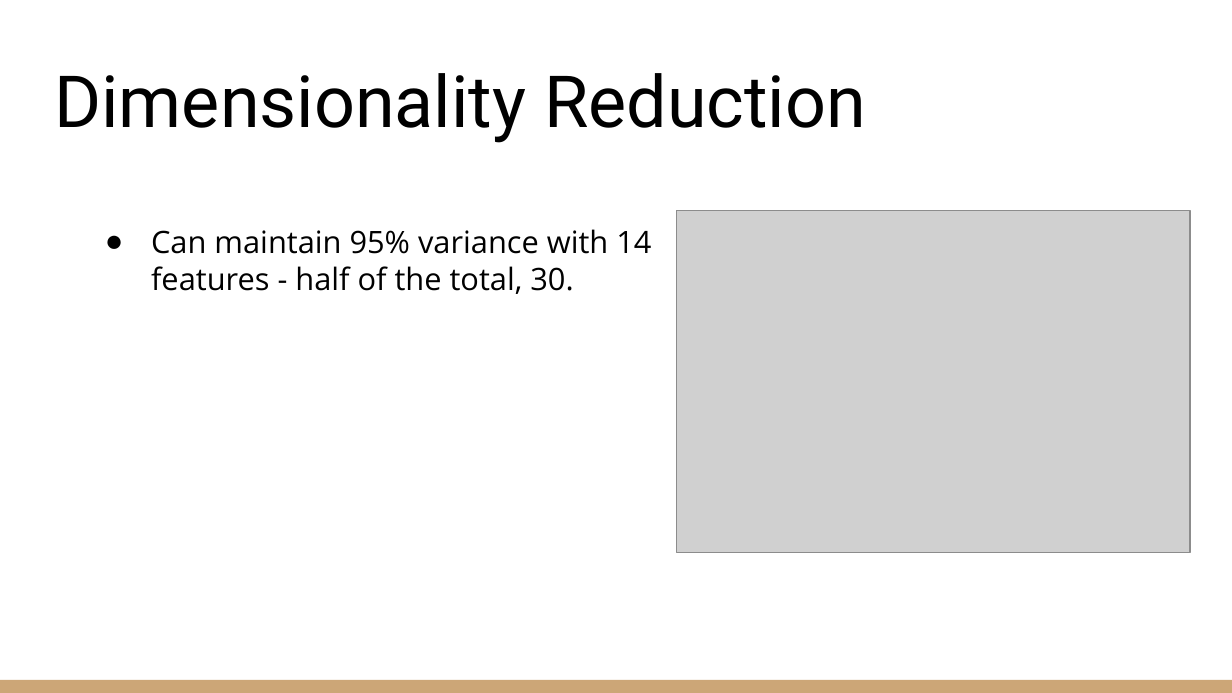
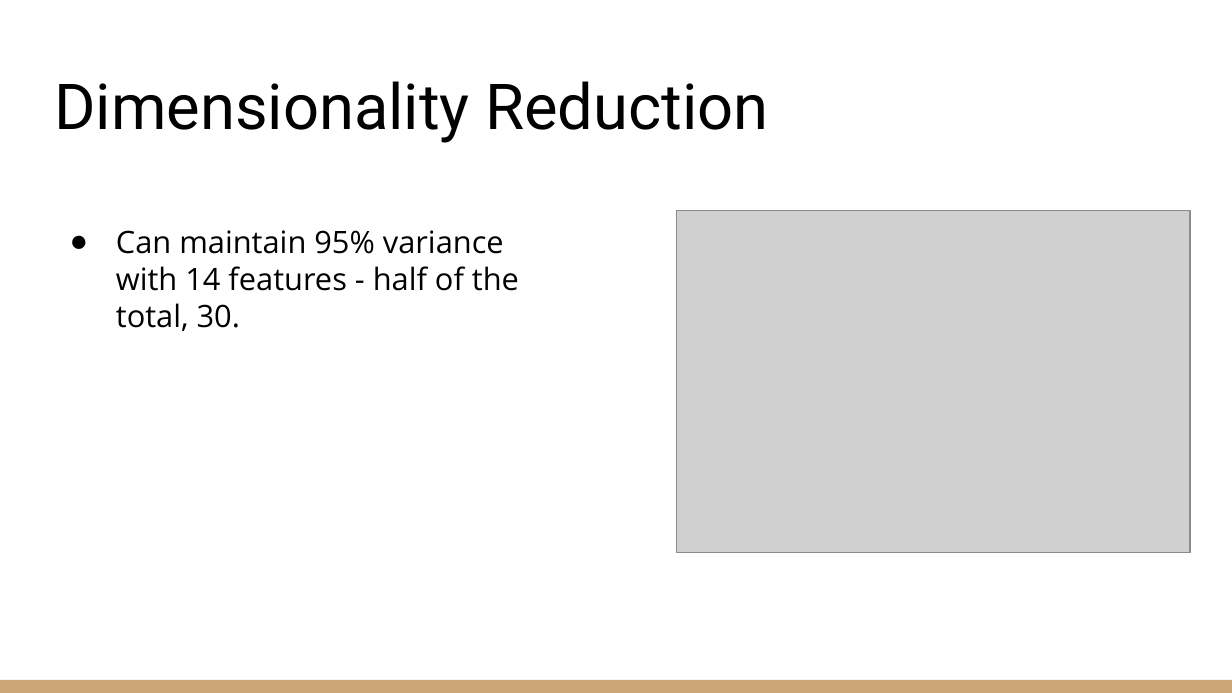
Before and after one commit to zachcarlson/HeartAttackPredictor, a slide deck: slide 20 of documents/DSCI 631 Final Project Presentation.pptx. Drawn at 1232x693 pixels with LibreOffice and Linux fonts; fonts in the diff are those of the drawing; grey boxes stand for pictures. Boxes give left, top, right and bottom in pixels: in the first picture for what was removed or moved away, otherwise in the second. Text is boxed around its words. In the diff, an @@ line names an element or a change of style, - is before the commit and + after.

```diff
--- a/documents/DSCI 631 Final Project Presentation.pptx
+++ b/documents/DSCI 631 Final Project Presentation.pptx
@@ title "Dimensionality Reduction" at (54,81,769,143): size 42 to 37 pt @@
@@ text "Can maintain 95% variance with ..." rewrapped from (151,229,651,294) to (116,230,519,331) @@
```
Also in this commit, not shown: 12 other slides changed, 1 other file.
